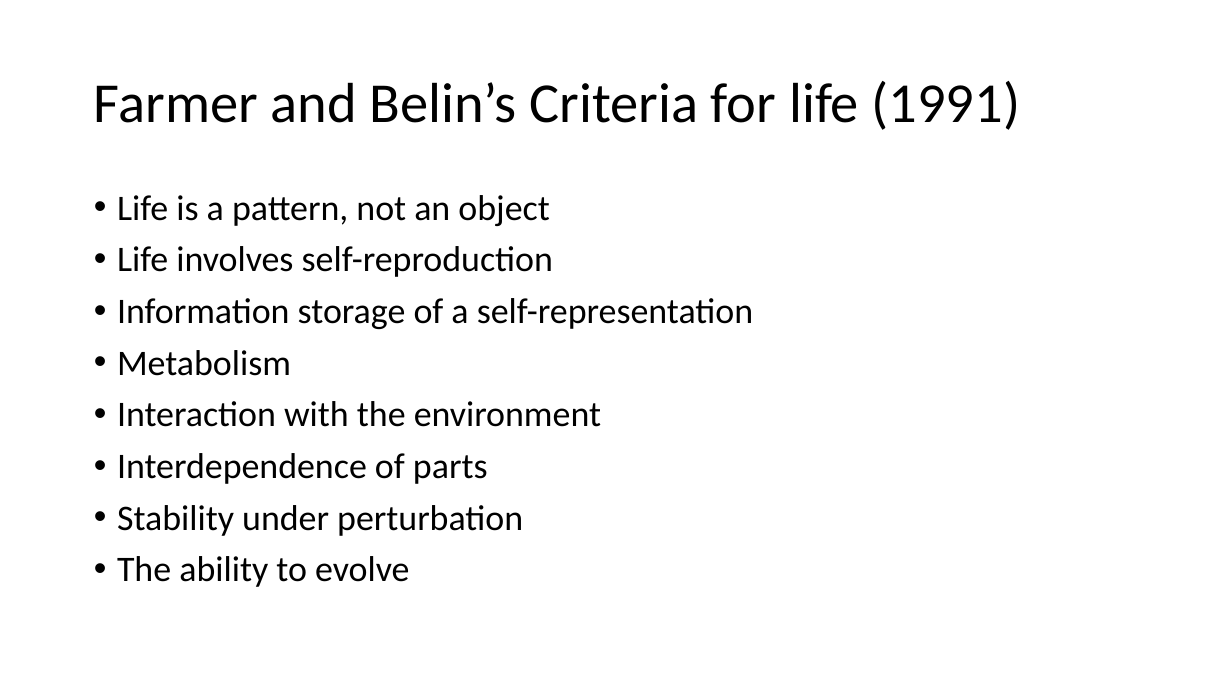
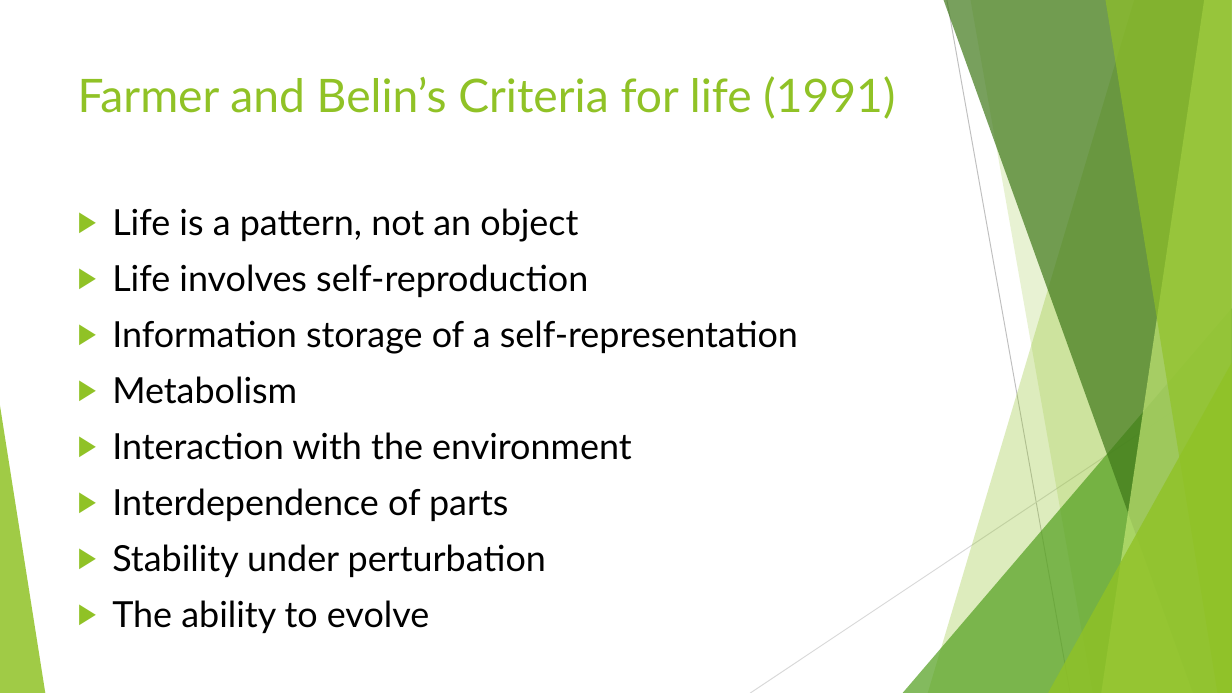
Before and after one commit to BenChurch/Fall2016, a slide deck: slide 12 of CISC879/ChapterPresentation/LectureSlidesCh8.pptx. Drawn at 1232x693 pixels with LibreOffice and Linux fonts; fonts in the diff are those of the drawing. Boxes give left, top, right and bottom in pixels: in the first picture for what was removed or moved away, otherwise in the second. Text is boxed around its words. In the diff, an @@ line names an element or a change of style, - is before the commit and + after.

```diff
--- a/CISC879/ChapterPresentation/LectureSlidesCh8.pptx
+++ b/CISC879/ChapterPresentation/LectureSlidesCh8.pptx
@@ title "Farmer and Belin’s Criteria for ...": place and size @@
-title "Farmer and Belin’s Criteria for ..." at (94,81,1021,130)
+title "Farmer and Belin’s Criteria for ..." at (78,76,895,119)
@@ title "Farmer and Belin’s Criteria for ..." at (78,76,895,119): size 44 to 36 pt, font Calibri to Lato, text colour #000000 to #90C226; line spacing 0.9 to 1; vertical alignment middle to top @@
@@ text "Life is a pattern, not ...": place and size @@
-text "Life is a pattern, not ..." at (117,195,753,587)
+text "Life is a pattern, not ..." at (112,208,798,633)
@@ text "Life is a pattern, not ..." at (112,208,798,633): font Calibri to Lato; bullet • to ▶; line spacing 0.9 to 1 @@
@@ group added at (0,0,1232,693): 5 freeform shapes, 3 triangles, 2 lines @@
```
Also in this commit, not shown: 40 other slides changed, 1 slide added, 6 slides removed, 1 other file.
